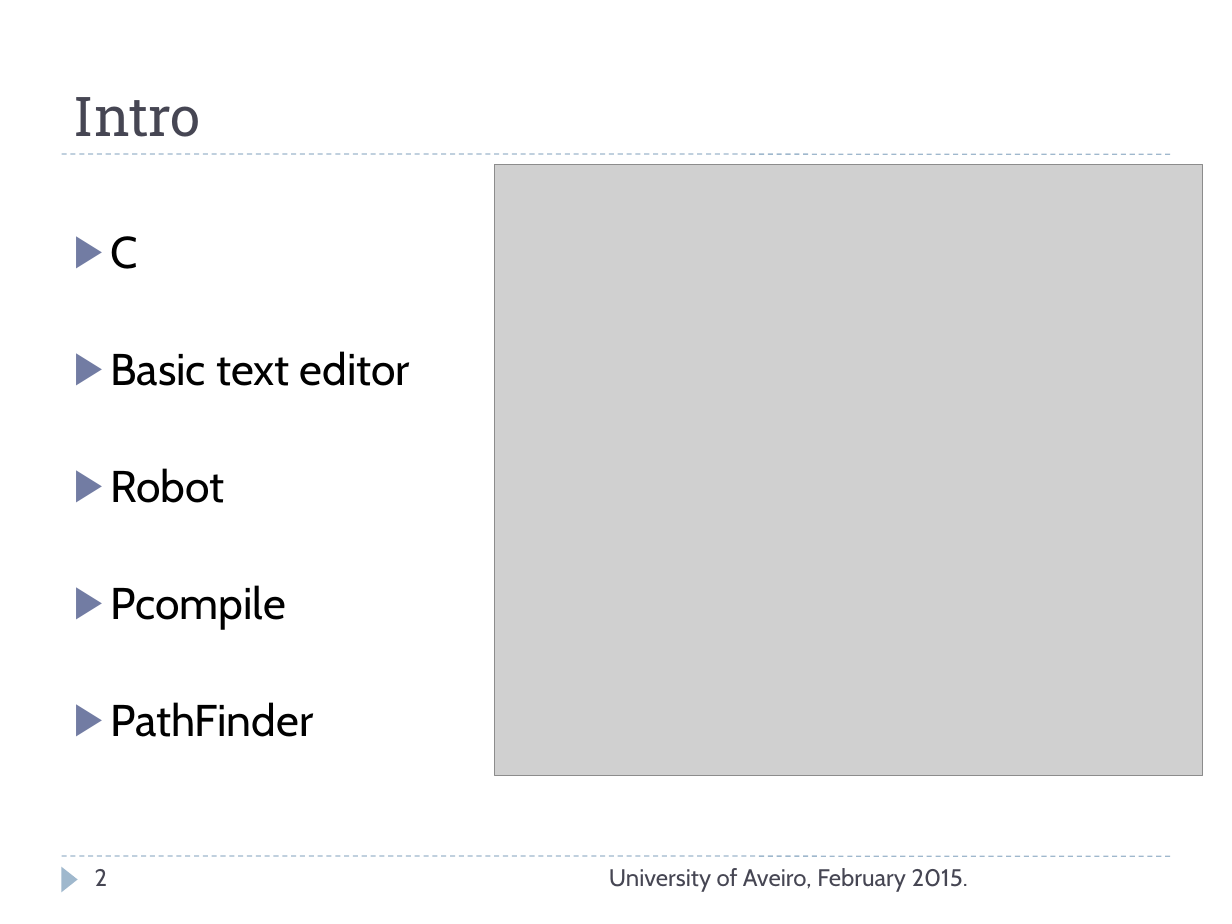
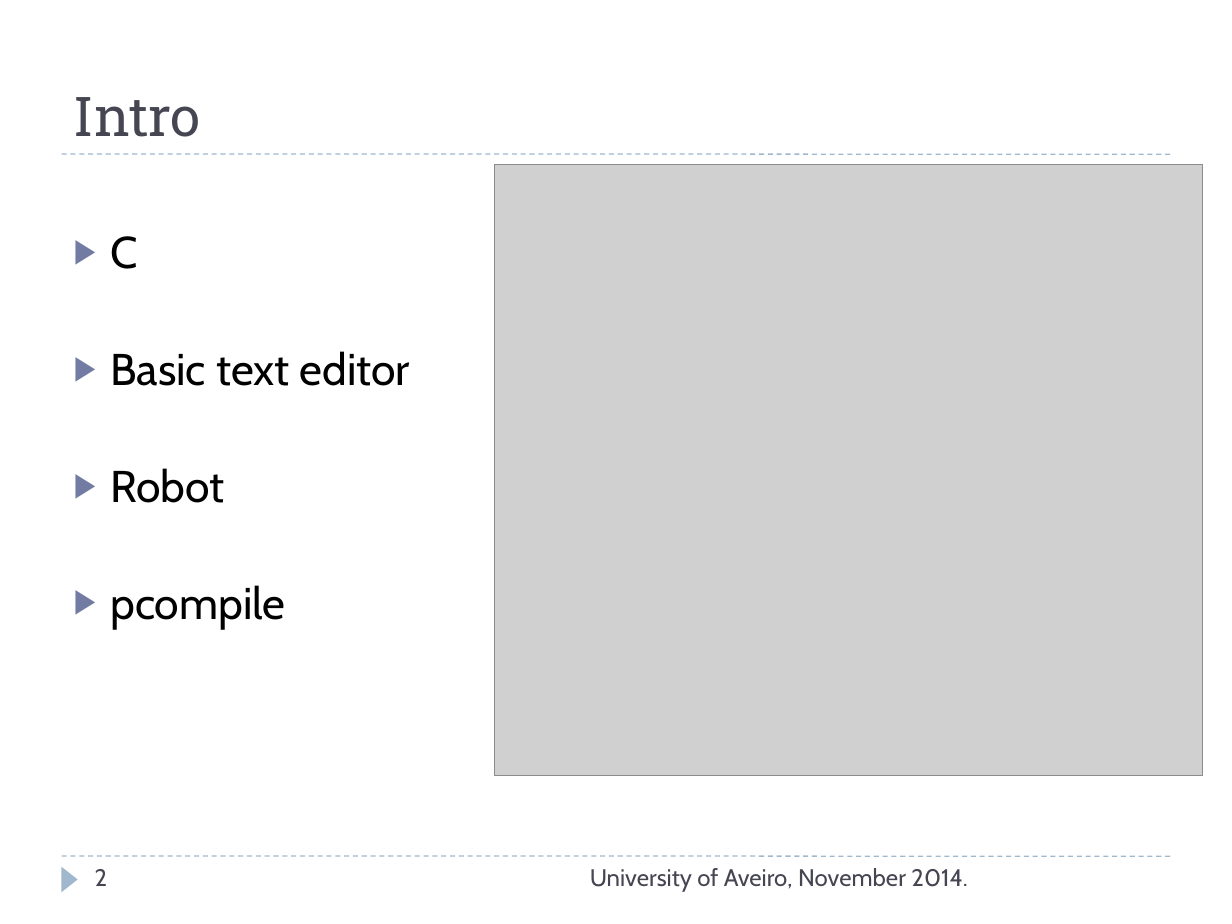
Before and after one commit to TravellerVS/RoboticAgent, a slide deck: slide 2 of Project2/Documentation/Prezentacija.ppt. Drawn at 1232x924 pixels with LibreOffice and Linux fonts; fonts in the diff are those of the drawing; grey boxes stand for pictures. Boxes give left, top, right and bottom in pixels: in the first picture for what was removed or moved away, otherwise in the second. Text is boxed around its words. In the diff, an @@ line names an element or a change of style, - is before the commit and + after.

```diff
--- a/Project2/Documentation/Prezentacija.ppt
+++ b/Project2/Documentation/Prezentacija.ppt
@@ text at (110, 585, 285, 629): text changed @@
-▶ Pcompile
-▶ PathFinder
+▶ pcompile
@@ text at (590, 868, 967, 892): text changed @@
-University of Aveiro, February 2015.
+University of Aveiro, November 2014.
```
Also in this commit, not shown: 5 other slides changed, 7 slides added, 10 slides removed.
